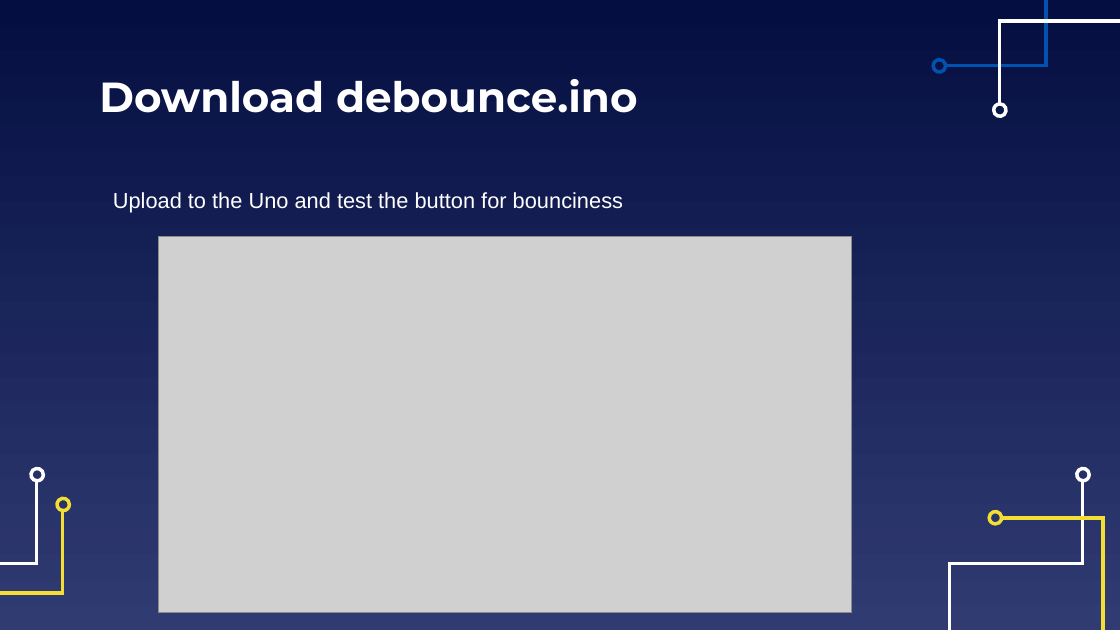
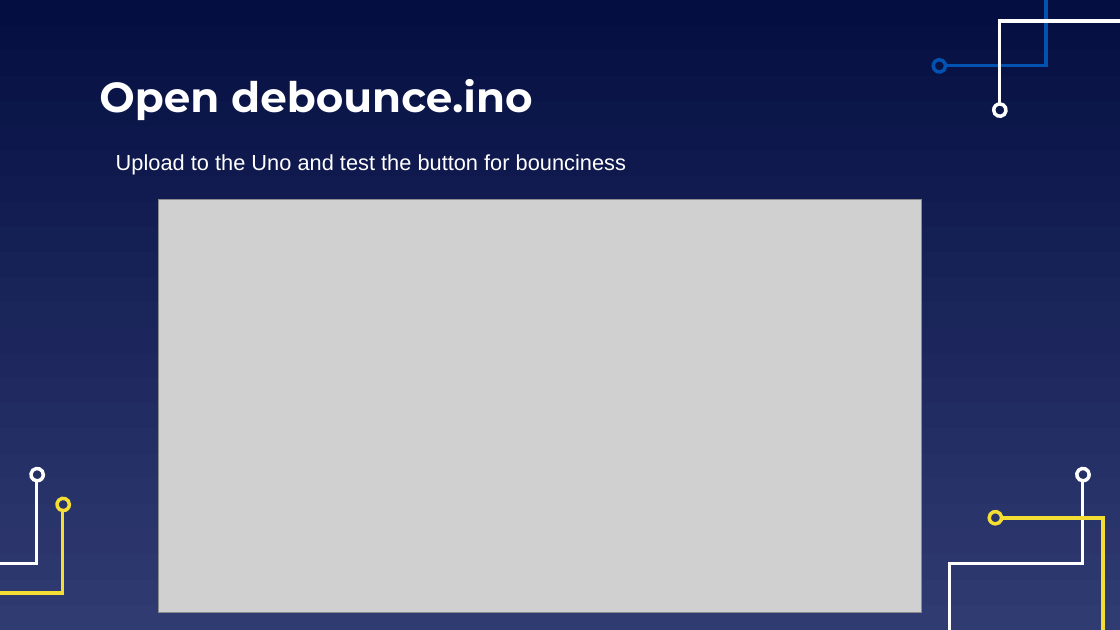
Before and after one commit to EELabMan/Arduino-2-Digital-Analog-Inputs, a slide deck: slide 10 of Arduino Workshop 2 Digital and Analog Inputs.pptx (slide 8 before the commit). Drawn at 1120x630 pixels with LibreOffice and Linux fonts; fonts in the diff are those of the drawing; grey boxes stand for pictures. Boxes give left, top, right and bottom in pixels: in the first picture for what was removed or moved away, otherwise in the second. Text is boxed around its words. In the diff, an @@ line names an element or a change of style, - is before the commit and + after.

```diff
--- a/Arduino Workshop 2 Digital and Analog Inputs.pptx
+++ b/Arduino Workshop 2 Digital and Analog Inputs.pptx
@@ title at (x1=99, y1=79, x2=533, y2=120): text changed @@
-Download debounce.ino
+Open debounce.ino
@@ text "Upload to the Uno and ..." moved from (x1=113, y1=192, x2=623, y2=212) to (x1=116, y1=154, x2=626, y2=175) @@
@@ picture resized from (x1=159, y1=236, x2=852, y2=613) to (x1=159, y1=199, x2=922, y2=613) @@
```
Also in this commit, not shown: 14 other slides changed, 15 slides added, 6 slides removed, 2 other files.
